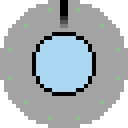
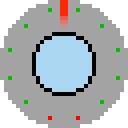
Two versions of the same layered image (128×128). Layer-by-layer changes:
painted on "Gun" over 8, 0, 80, 80
painted on "Alien sprite" over 8, 8, 120, 120
